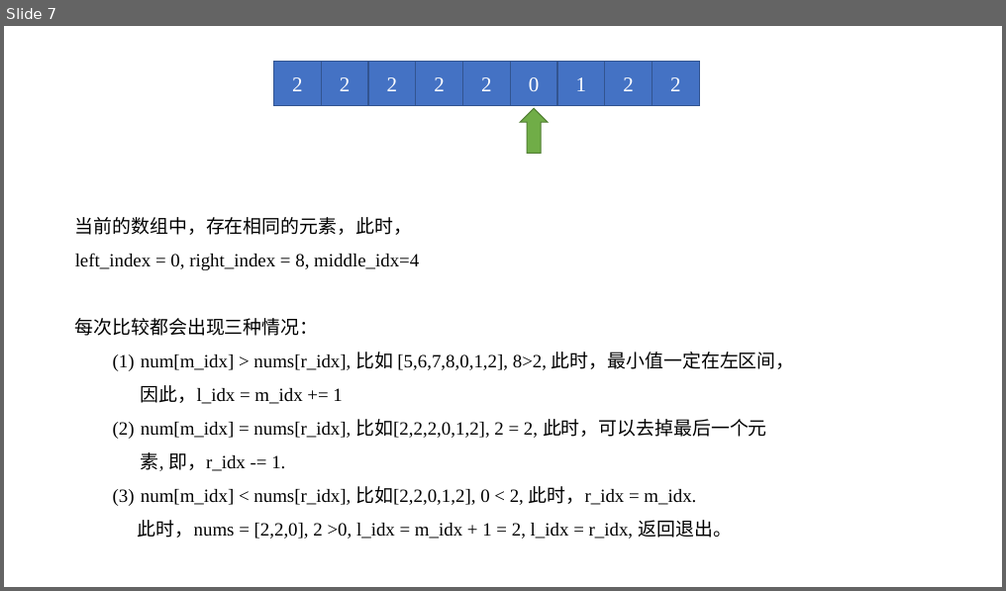
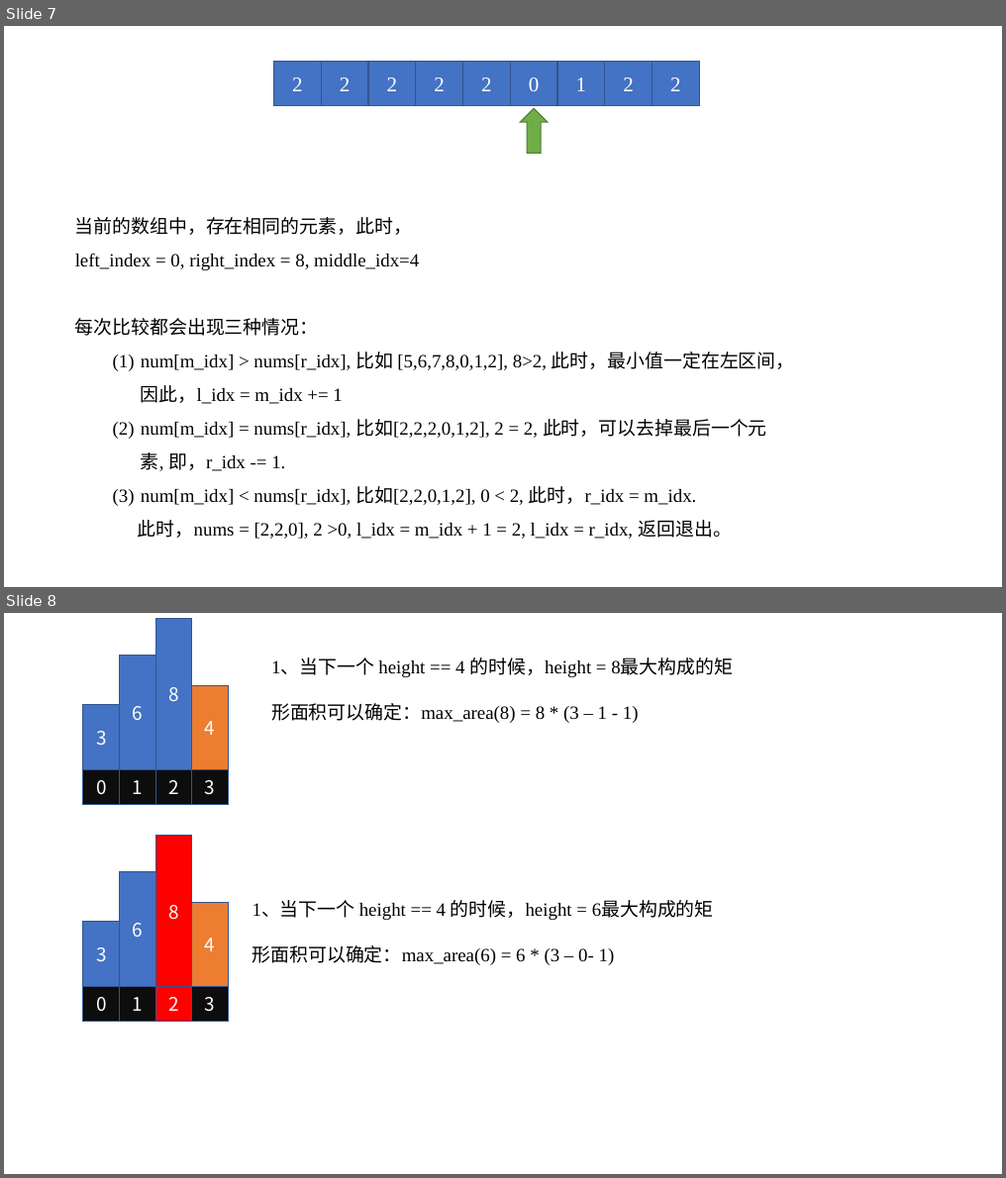
Before and after one commit to YuHe0108/LeetCode, a slide deck: Leetcode.pptx. Shown one above the other, each under a label of ours: slide 7 before the commit, slides 7 and 8 after it. The pictures are 1006x591 and 1006x1178 pixels, drawn with LibreOffice and Linux fonts; fonts in the diff are those of the drawing. Boxes give left, top, right and bottom in pixels: in the first picture for what was removed or moved away, otherwise in the second. Text is boxed around its words. In the diff, an @@ line names an element or a change of style, - is before the commit and + after.

```diff
--- a/Leetcode.pptx
+++ b/Leetcode.pptx
@@ slide 8 added at (4, 613, 1002, 1174), background #FFFFFF @@
@@ rectangle added at (155, 618, 191, 769), fill #4472C4, outline #325491 1 pt, 18 pt, text #FFFFFF @@
+8
@@ rectangle added at (119, 655, 155, 770), fill #4472C4, outline #325491 1 pt, 18 pt, text #FFFFFF @@
+6
@@ text added at (271, 658, 639, 723), 18 pt, text #000000 @@
+1、当下一个 height == 4 的时候，height = 8最大构成的矩形面积可以确定：max_area(8) = 8 * (3 – 1 - 1)
@@ rectangle added at (192, 685, 228, 770), fill #ED7D31, outline #325491 1 pt, 18 pt, text #FFFFFF @@
+4
@@ rectangle added at (83, 705, 119, 771), fill #4472C4, outline #325491 1 pt, 18 pt, text #FFFFFF @@
+3
@@ rectangle added at (83, 770, 119, 805), fill #0D0D0D, outline #325491 1 pt, 18 pt, text #FFFFFF @@
+0
@@ rectangle added at (119, 770, 155, 805), fill #0D0D0D, outline #325491 1 pt, 18 pt, text #FFFFFF @@
+1
@@ rectangle added at (155, 770, 191, 805), fill #0D0D0D, outline #325491 1 pt, 18 pt, text #FFFFFF @@
+2
@@ rectangle added at (192, 770, 228, 805), fill #0D0D0D, outline #325491 1 pt, 18 pt, text #FFFFFF @@
+3
@@ rectangle added at (155, 836, 191, 987), fill #FF0000, outline #325491 1 pt, 18 pt, text #FFFFFF @@
+8
@@ rectangle added at (119, 872, 155, 987), fill #4472C4, outline #325491 1 pt, 18 pt, text #FFFFFF @@
+6
@@ rectangle added at (192, 903, 228, 987), fill #ED7D31, outline #325491 1 pt, 18 pt, text #FFFFFF @@
+4
@@ text added at (252, 900, 615, 965), 18 pt, text #000000 @@
+1、当下一个 height == 4 的时候，height = 6最大构成的矩形面积可以确定：max_area(6) = 6 * (3 – 0- 1)
@@ rectangle added at (83, 922, 119, 987), fill #4472C4, outline #325491 1 pt, 18 pt, text #FFFFFF @@
+3
@@ rectangle added at (83, 987, 119, 1022), fill #0D0D0D, outline #325491 1 pt, 18 pt, text #FFFFFF @@
+0
@@ rectangle added at (119, 987, 155, 1022), fill #0D0D0D, outline #325491 1 pt, 18 pt, text #FFFFFF @@
+1
@@ rectangle added at (155, 987, 191, 1022), fill #FF0000, outline #325491 1 pt, 18 pt, text #FFFFFF @@
+2
@@ rectangle added at (192, 987, 228, 1022), fill #0D0D0D, outline #325491 1 pt, 18 pt, text #FFFFFF @@
+3
```
Also in this commit, not shown: 3 other slides added, 26 other files.
